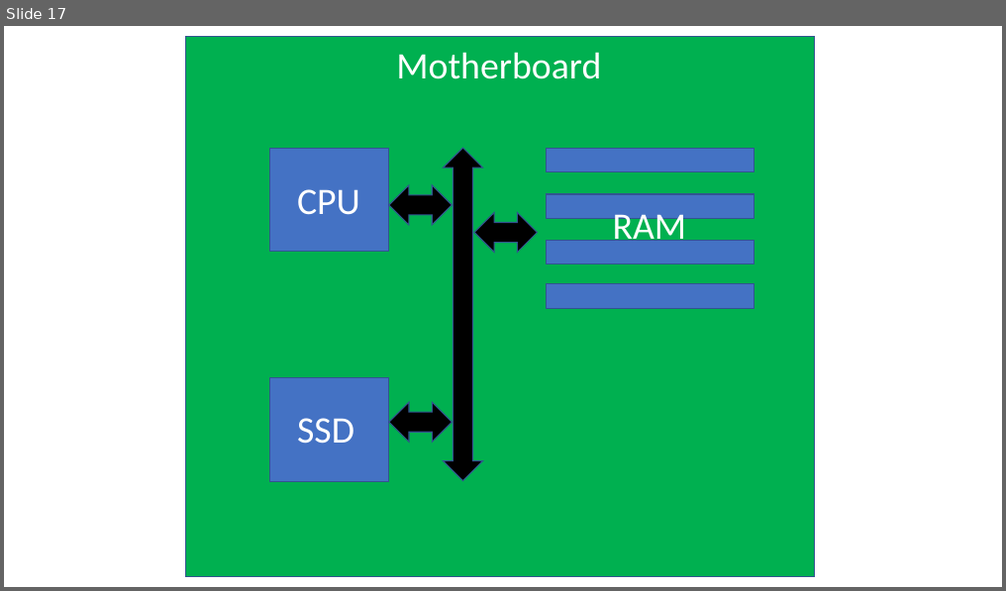
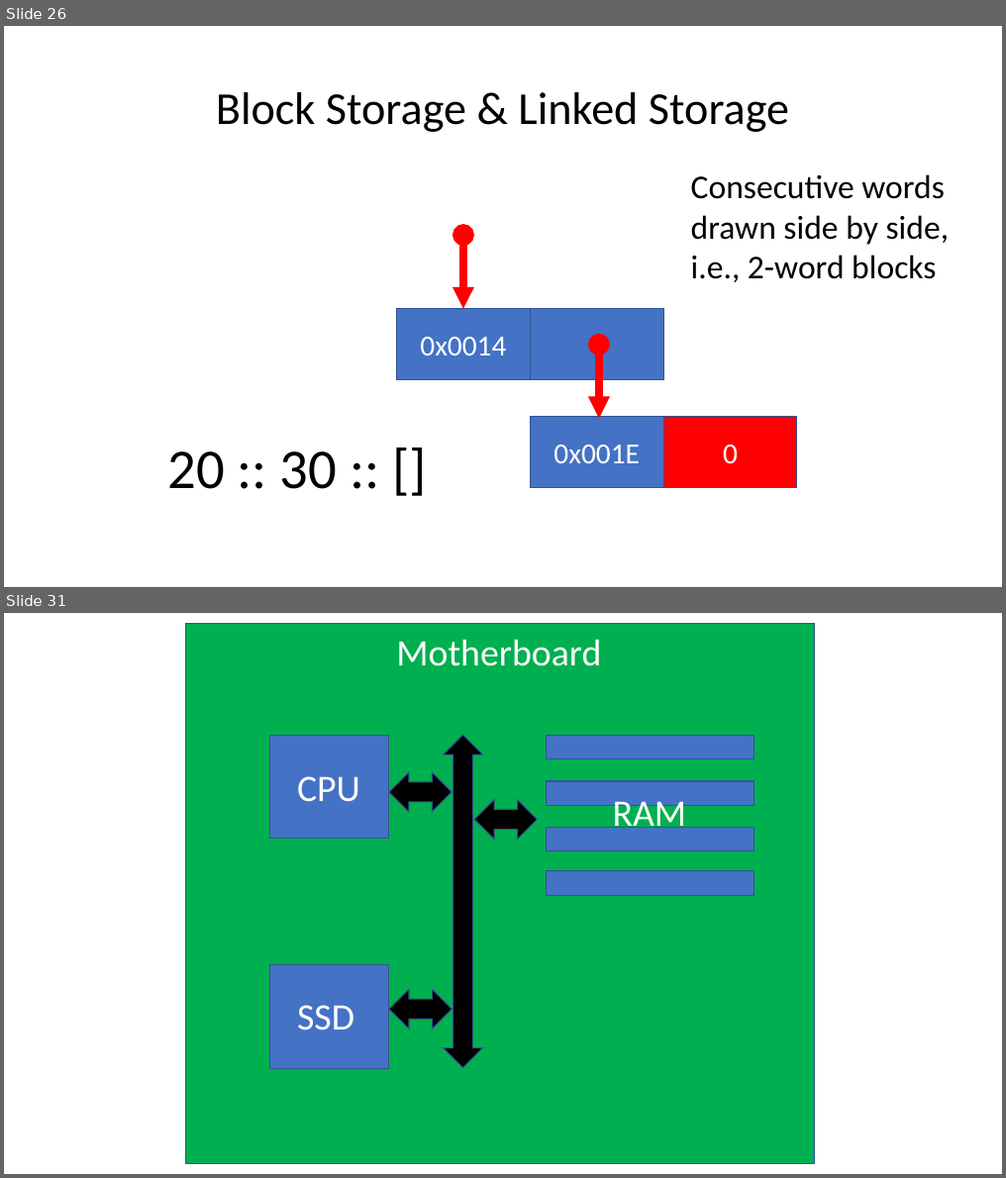
Before and after one commit to BC-CSCI1103/Week08, a slide deck: slides/SVMandMemory.pptx. Shown one above the other, each under a label of ours: slide 17 before the commit, slides 26 and 31 after it; the slides between them are not shown. The pictures are 1006x591 and 1006x1178 pixels, drawn with LibreOffice and Linux fonts; fonts in the diff are those of the drawing. Boxes give left, top, right and bottom in pixels: in the first picture for what was removed or moved away, otherwise in the second. Text is boxed around its words. In the diff, an @@ line names an element or a change of style, - is before the commit and + after.

```diff
--- a/slides/SVMandMemory.pptx
+++ b/slides/SVMandMemory.pptx
@@ slide 26 added at [4, 26, 1002, 587], background #FFFFFF @@
@@ title added at [216, 92, 789, 132], 44 pt, text #000000 @@
+Block Storage & Linked Storage
@@ text added at [691, 174, 949, 282], 32 pt, text #000000 @@
+Consecutive words drawn side by side, i.e., 2-word blocks
@@ double arrow added from (463, 235) to (463, 309), #FF0000 7 pt @@
@@ text added at [313, 308, 399, 339], 28 pt, text #FFFFFF @@
+0x0004
@@ rectangle added at [397, 309, 531, 380], fill #4472C4, outline #325491 1 pt, 28 pt, text #FFFFFF @@
+0x0014
@@ rectangle added at [531, 309, 663, 380], fill #4472C4, outline #325491 1 pt @@
@@ double arrow added from (599, 345) to (599, 419), #FF0000 7 pt @@
@@ rectangle added at [531, 417, 663, 488], fill #4472C4, outline #325491 1 pt, 28 pt, text #FFFFFF @@
+0x001E
@@ rectangle added at [663, 417, 797, 488], fill #FF0000, outline #325491 1 pt, 28 pt, text #FFFFFF @@
+0
@@ text added at [168, 452, 337, 489], 54 pt, text #000000 @@
+20 :: 30 :: []
@@ what was slide 17 is now slide 31 @@
```
Also in this commit, not shown: 5 slides changed, 16 other slides added, 2 slides removed.
